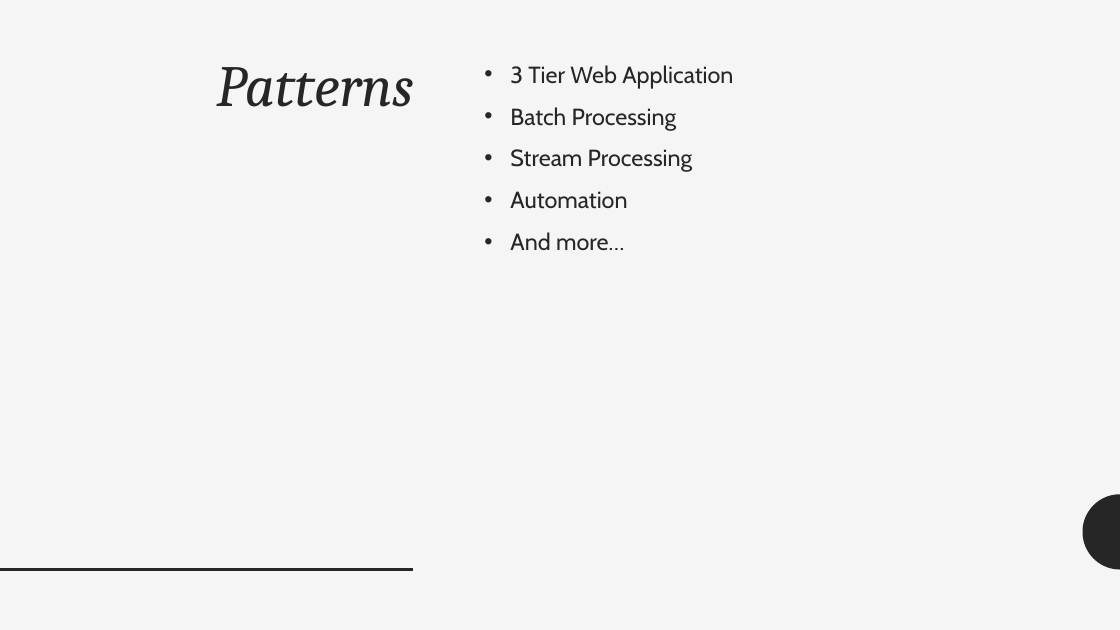
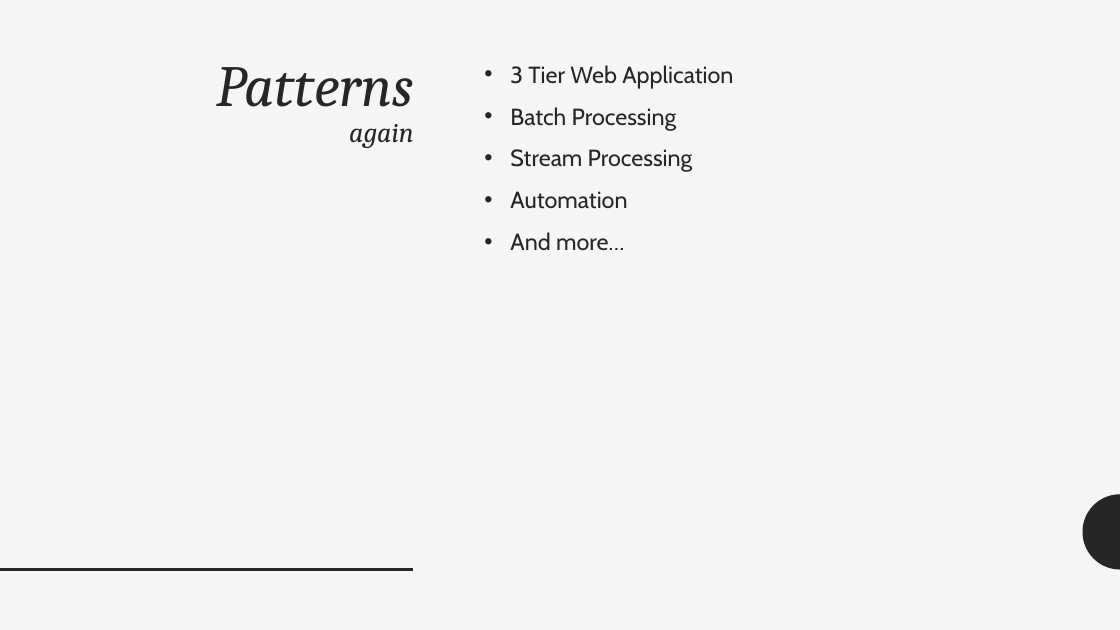
Before and after one commit to adrianpomilio/going-serverless, a slide deck: slide 13 of going-serverless-2017.pptx. Drawn at 1120x630 pixels with LibreOffice and Linux fonts; fonts in the diff are those of the drawing. Boxes give left, top, right and bottom in pixels: in the first picture for what was removed or moved away, otherwise in the second. Text is boxed around its words. In the diff, an @@ line names an element or a change of style, - is before the commit and + after.

```diff
--- a/going-serverless-2017.pptx
+++ b/going-serverless-2017.pptx
@@ title at (216,67,414,148): text changed @@
-Patterns
+Patterns
+again
```
Also in this commit, not shown: 1 other slide changed.
